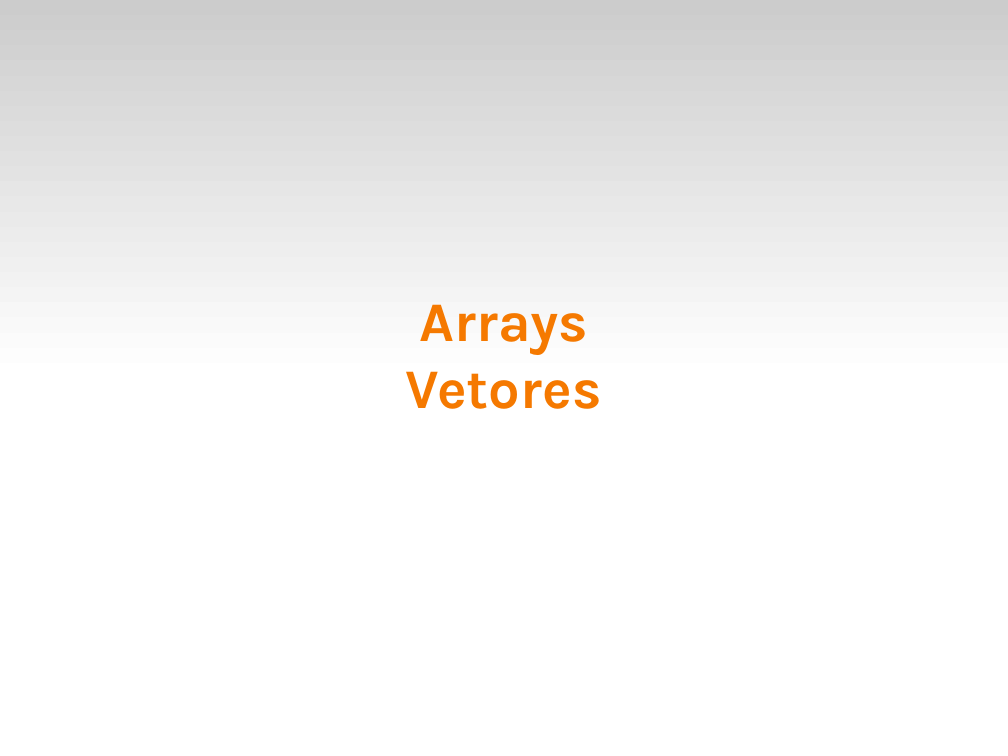
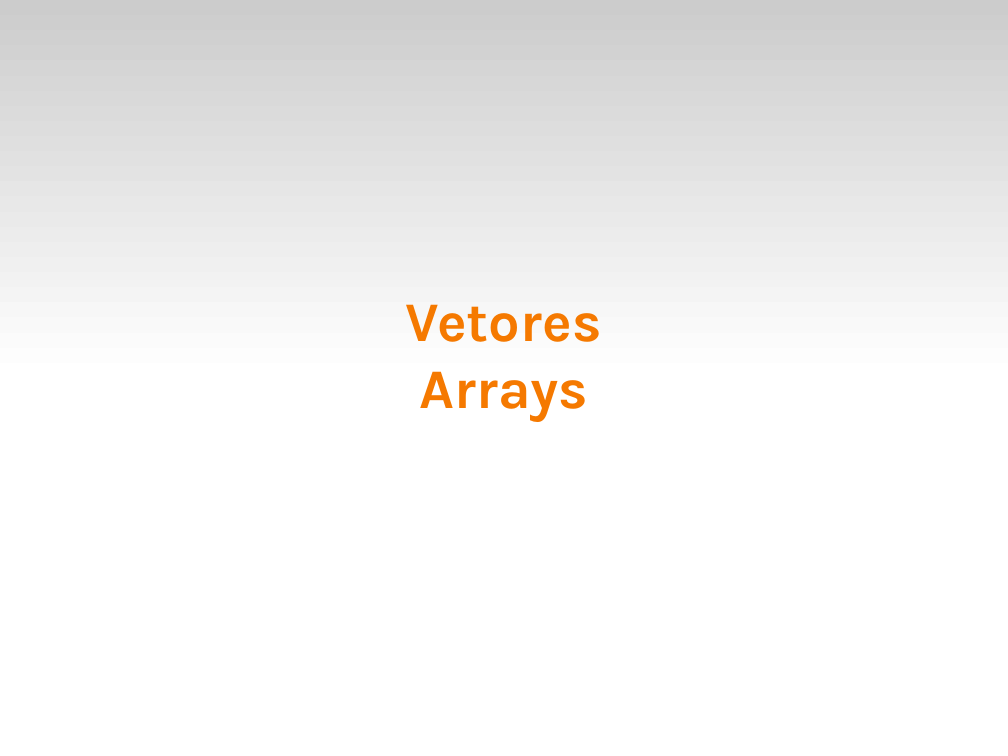
Before and after one commit to fsantanna-uerj/LP1, a slide deck: slide 2 of Slides/lp1-06-vetores.odp. Drawn at 1008x756 pixels with LibreOffice and Linux fonts; fonts in the diff are those of the drawing. Boxes give left, top, right and bottom in pixels: in the first picture for what was removed or moved away, otherwise in the second. Text is boxed around its words. In the diff, an @@ line names an element or a change of style, - is before the commit and + after.

```diff
--- a/Slides/lp1-06-vetores.odp
+++ b/Slides/lp1-06-vetores.odp
@@ title at (406,304,602,422): text changed @@
-Arrays
-Vetores
+Vetores
+Arrays
```
Also in this commit, not shown: 1 other slide changed, 4 slides added, 5 other files.
